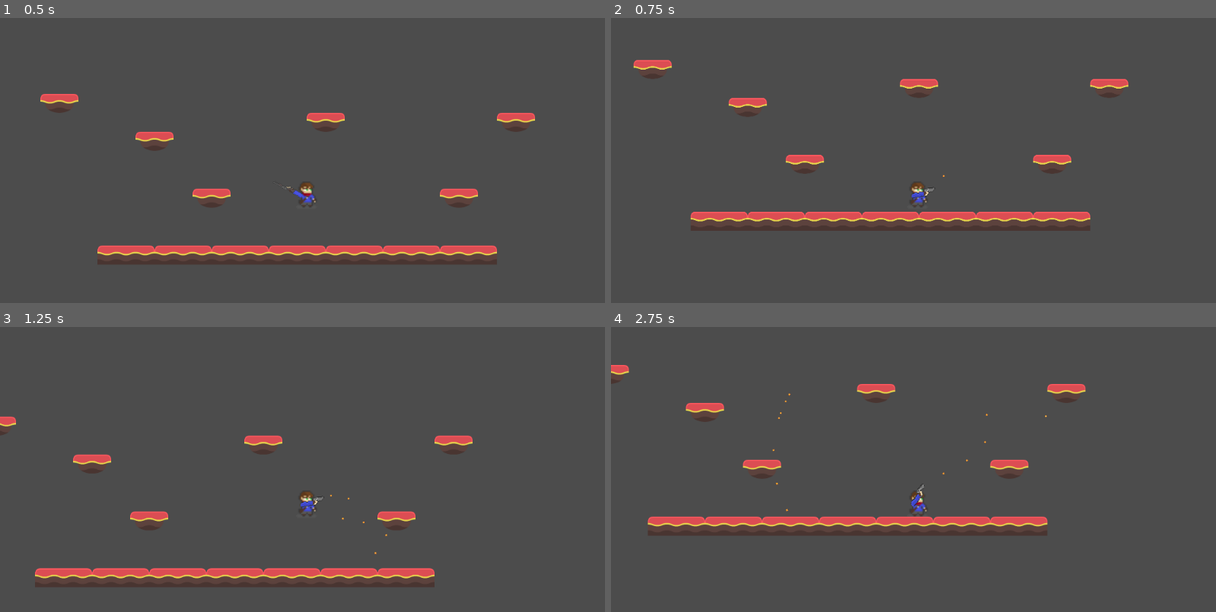
Above: before the commit, frames 1-4 (two rows, left to right).
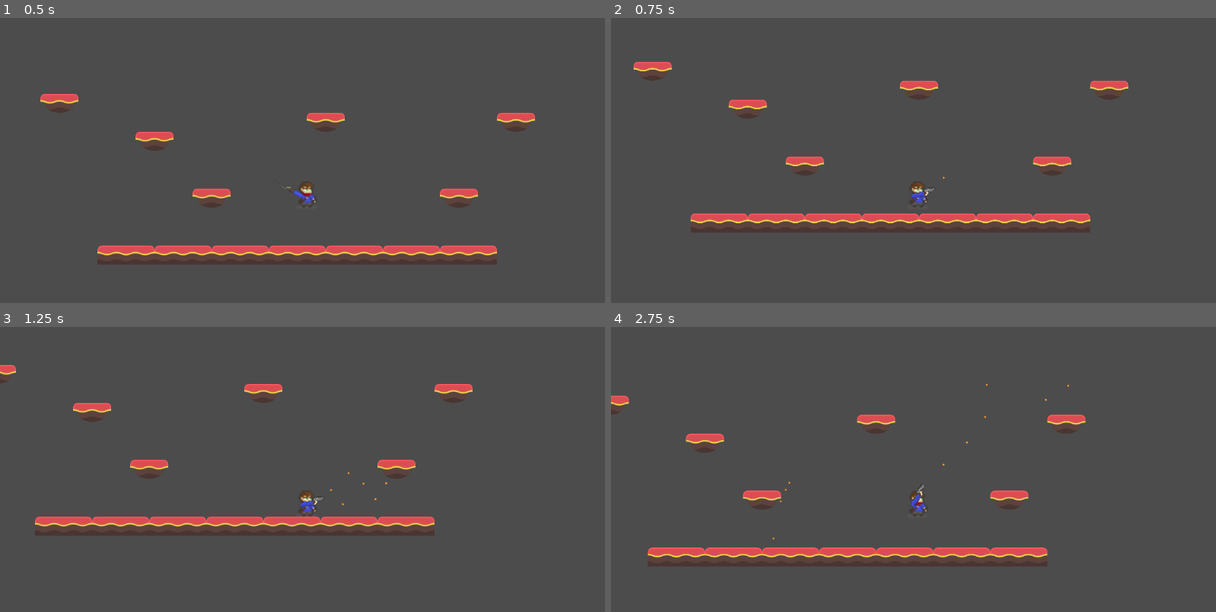
Above: after the commit, the same moments.

Repository: lambdaGP/S4G_Semester1_Prototype_GameJam_2023
Game: Godot game, scene res://Level.tscn
The game is run twice, just before and just after one commit, with the same random seed, the same clock (stepped at 60 frames per second) and the same inputs.
Inputs (mouse positions are in pixels of both pictures, inside the frame that each line leads up to):
- Up to frame 1 (0.5 s): no input
- Up to frame 2 (0.75 s): move the mouse to (1046, 177) at 0.52 s; hold D (move_right) from 0.53 s (still down); hold Right mouse button (shoot_secondary) from 0.53 s (still down)
- Up to frame 3 (1.25 s): keep holding D (move_right); keep holding Right mouse button (shoot_secondary); tap Space (jump) at 0.77 s
- Up to frame 4 (2.75 s): move the mouse to (792, 523) at 1.27 s; release Right mouse button (shoot_secondary) at 1.28 s; click (792, 523) at 1.35 s; tap Space (jump) at 1.52 s; right-click (792, 523) at 1.55 s; move the mouse to (974, 426) at 2.02 s; release D (move_right) at 2.03 s; hold A (move_left) from 2.03 s (still down); hold Right mouse button (shoot_secondary) from 2.03 s (still down)

Frame 1 is identical in both runs. In frame 2, 2.9% of the frame differs, in the area x 3-86%, y 14-76%; in frame 3, 8.4%; in frame 4, 8.8%, in the area x 0-79%, y 13-84%.

Commit message:
add gun gravity counter force modifier, reenable gun knockback on ground

Diff:
--- a/Gunkey_Prototype/Pistol.tscn
+++ b/Gunkey_Prototype/Pistol.tscn
@@ -9,6 +9,7 @@
 script = ExtResource( 1 )
 role = 2
 knockback_force = 42
+gravity_counter_force_modifier = 0.15
 bullet_speed = 450
 bullet_damage = 2
 max_range = 700
--- a/Gunkey_Prototype/Player.gd
+++ b/Gunkey_Prototype/Player.gd
@@ -22,11 +22,12 @@
 		$Hand/Shotgun.visible = false
 		$Hand/Pistol.visible = true
 
-func apply_knockback(force):
-	if is_on_floor():
-		return
-	else:
-		velocity += force
+func apply_knockback(force, gravity_counter_force):
+#	if is_on_floor():
+#		return
+#	else:
+		var counter_force =  Vector2(0, -velocity.y * gravity_counter_force if velocity.y > 0 else 0)
+		velocity += force + counter_force
 
 func _physics_process(delta):
 	# var speed = sprint_speed if Input.is_action_pressed("sprint") else move_speed
--- a/Gunkey_Prototype/Player.tscn
+++ b/Gunkey_Prototype/Player.tscn
@@ -41,6 +41,7 @@
 
 [node name="Shotgun" parent="Hand" instance=ExtResource( 4 )]
 knockback_force = 400
+gravity_counter_force_modifier = 1.0
 user = NodePath("../..")
 min_offset = -20
 max_offset = 20
--- a/Gunkey_Prototype/Scripts/Gun.gd
+++ b/Gunkey_Prototype/Scripts/Gun.gd
@@ -13,6 +13,7 @@
 export (PackedScene) var projectile_scene = preload("res://Projectile.tscn")
 
 export var knockback_force = 20
+export var gravity_counter_force_modifier = 0.85
 export (NodePath) var user
 
 export var bullets_per_shot = 1
@@ -20,7 +21,6 @@
 export var bullet_speed = 300
 # how much damage do the bullets deal?
 export var bullet_damage = 3
-
 
 # how far can the bullets travel?
 export var max_range = 600
@@ -102,7 +102,7 @@
 		get_tree().root.get_child(0).call_deferred("add_child", projectile)
 		ammo_count -= 1
 	if get_node(user) != null and get_node(user).has_method("apply_knockback"):
-		get_node(user).apply_knockback(-Vector2(knockback_force, 0).rotated(global_rotation))
+		get_node(user).apply_knockback(-Vector2(knockback_force, 0).rotated(global_rotation), gravity_counter_force_modifier)
 
 func _on_shoot_timer_timeout():
 	shoot()
